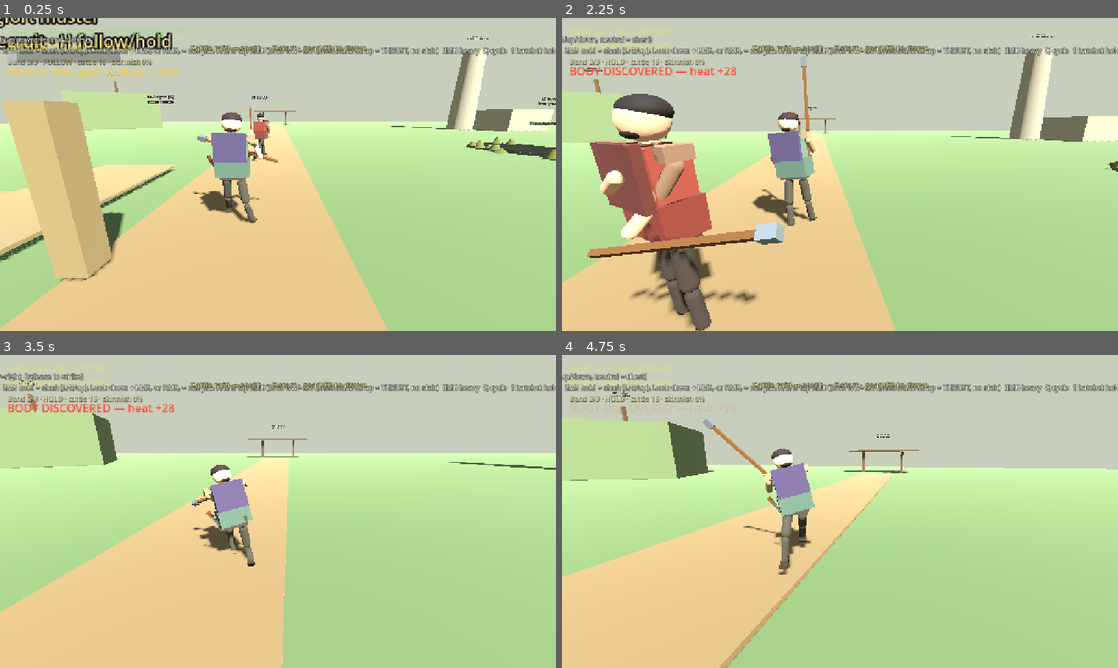
Above: before the commit, frames 1-4 (two rows, left to right).
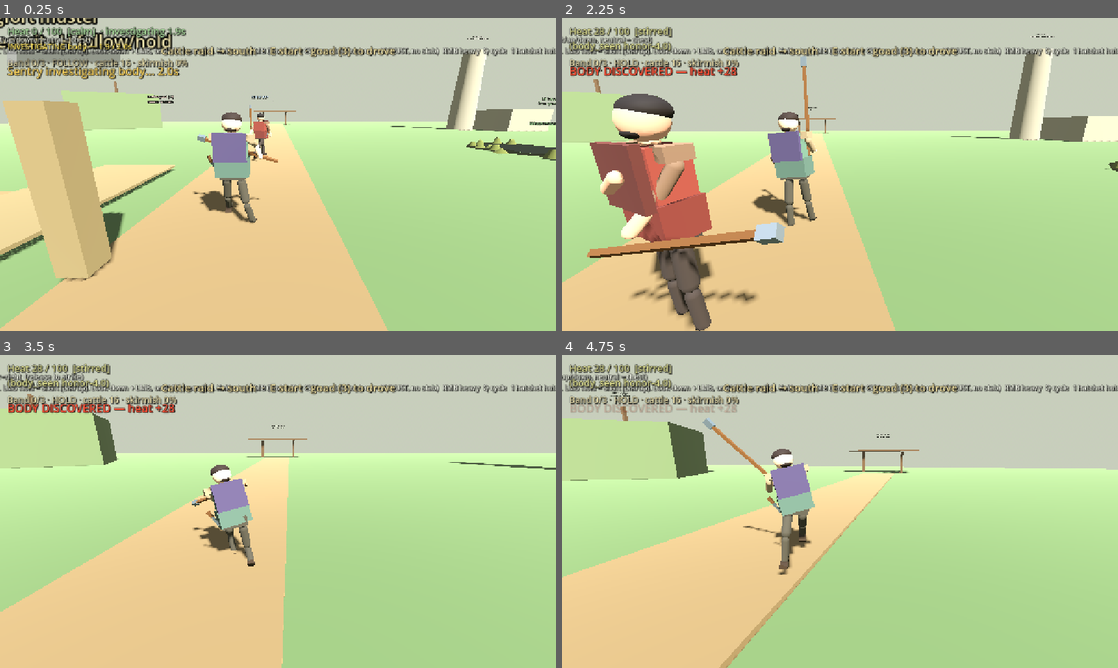
Above: after the commit, the same moments.

Repository: fortins4/devPlayground
Game: Godot game, scene res://scenes/main/main.tscn
Same seed, same stepped clock (60 frames per second), same inputs: the game is played once before the commit and once after it.
Inputs (mouse positions are in pixels of both pictures, inside the frame that each line leads up to):
- Up to frame 1 (0.25 s): no input
- Up to frame 2 (2.25 s): tap Enter at 0.5 s; move the mouse to (867, 174) at 0.52 s; hold Right mouse button (attack_heavy) 0.53-1.28 s; hold W (move_forward) from 0.53 s (still down); click (867, 174) at 0.67 s; tap Space (jump) at 0.77, 1.52 s; move the mouse to (812, 174) at 1.27 s; click (812, 174) at 1.35 s; move the mouse to (851, 168) at 2.02 s; hold H (band_toggle) from 2.03 s (still down)
- Up to frame 3 (3.5 s): keep holding W (move_forward); move the mouse to (272, 517) at 2.77 s; release H (band_toggle) at 2.78 s; tap Ctrl (crouch) at 2.85 s; click (272, 517) at 2.92 s; tap Space (jump) at 3.02 s
- Up to frame 4 (4.75 s): keep holding W (move_forward); move the mouse to (878, 514) at 3.52 s; hold Q (cycle_weapon) 3.53-4.28 s; tap Space (jump) at 3.77, 4.52 s; move the mouse to (795, 508) at 4.27 s; tap E (interact) at 4.35 s

The runs differ from the first frame. In frame 1, 3.4% of the frame differs, in the area x 0-100%, y 2-20%; in frame 2, 3.3%; in frame 3, 3.3%; in frame 4, 3.0%.

Commit message:
Main HUD legibility: thinner outlines + drop shadows so "goad (3)" no longer reads "(5)"
Same treatment as the opening HUD fix (6ff0815): heavy outlines filled the open sides of
small digits, so the cattle-raid hint's "(3)" read as "(5)". Text-legibility only; no
strings, positions or features changed.

- CattleRaidHUD RaidLabel: 18 px / 4 px outline -> 24 px / 3 px outline + shadow (2,2, a .75);
  offset_bottom 88 -> 92 for the taller line (top/anchors unchanged).
- CattleRaidHUD OutcomeBanner: outline 6 -> 4 + shadow (size 28 kept).
- RaidAlertLabel (code): 22 px / 5 px -> 24 px / 3 px + shadow; offset_bottom 118 -> 122.
- HeatTracker HUD labels had no outline: Heat 22 px + 3 px, investigate 18 px + 2 px,
  banner 26 px + 3 px, all with shadow. Its CanvasLayer 20 -> 11 so the raid hint
  (layer 12) draws over the heat column's second line where the two rows overlap.
- BandHUD BandLabel: 16 px shadow-only -> 20 px + 2 px outline + shadow.
- CombatHUD Label: kept 16 px (it already overflows 1280 wide), outline 4 -> 2 + shadow.
- Bog BREATH label: outline 4 -> 2 + shadow (20 px kept).

Diff:
--- a/scenes/ui/band_hud.tscn
+++ b/scenes/ui/band_hud.tscn
@@ -22,8 +22,10 @@
 offset_right = 520.0
 offset_bottom = 120.0
 theme_override_colors/font_color = Color(0.9, 0.85, 0.65, 1)
-theme_override_colors/font_shadow_color = Color(0, 0, 0, 0.65)
-theme_override_constants/shadow_offset_x = 1
-theme_override_constants/shadow_offset_y = 1
-theme_override_font_sizes/font_size = 16
+theme_override_colors/font_outline_color = Color(0.05, 0.05, 0.04, 0.9)
+theme_override_colors/font_shadow_color = Color(0, 0, 0, 0.75)
+theme_override_constants/shadow_offset_x = 2
+theme_override_constants/shadow_offset_y = 2
+theme_override_constants/outline_size = 2
+theme_override_font_sizes/font_size = 20
 text = "Band 0/3 · FOLLOW · cattle —"
--- a/scenes/ui/cattle_raid_hud.tscn
+++ b/scenes/ui/cattle_raid_hud.tscn
@@ -22,11 +22,14 @@
 offset_left = 16.0
 offset_top = 56.0
 offset_right = -16.0
-offset_bottom = 88.0
+offset_bottom = 92.0
 theme_override_colors/font_color = Color(0.92, 0.86, 0.62, 1)
-theme_override_colors/font_outline_color = Color(0.08, 0.08, 0.06, 0.85)
-theme_override_constants/outline_size = 4
-theme_override_font_sizes/font_size = 18
+theme_override_colors/font_outline_color = Color(0.05, 0.05, 0.04, 0.9)
+theme_override_colors/font_shadow_color = Color(0, 0, 0, 0.75)
+theme_override_constants/shadow_offset_x = 2
+theme_override_constants/shadow_offset_y = 2
+theme_override_constants/outline_size = 3
+theme_override_font_sizes/font_size = 24
 text = "Cattle raid → south  ·  approach pens · E start"
 horizontal_alignment = 1
 
@@ -44,7 +47,10 @@
 offset_bottom = -20.0
 theme_override_colors/font_color = Color(0.85, 0.95, 0.65, 1)
 theme_override_colors/font_outline_color = Color(0.05, 0.05, 0.04, 0.9)
-theme_override_constants/outline_size = 6
+theme_override_colors/font_shadow_color = Color(0, 0, 0, 0.75)
+theme_override_constants/shadow_offset_x = 2
+theme_override_constants/shadow_offset_y = 2
+theme_override_constants/outline_size = 4
 theme_override_font_sizes/font_size = 28
 text = "CATTLE RAID SUCCESS"
 horizontal_alignment = 1
--- a/scenes/ui/combat_hud.tscn
+++ b/scenes/ui/combat_hud.tscn
@@ -21,7 +21,10 @@
 layout_mode = 2
 size_flags_vertical = 0
 theme_override_colors/font_color = Color(0.92, 0.93, 0.88, 1)
-theme_override_colors/font_outline_color = Color(0, 0, 0, 0.75)
-theme_override_constants/outline_size = 4
+theme_override_colors/font_outline_color = Color(0, 0, 0, 0.9)
+theme_override_colors/font_shadow_color = Color(0, 0, 0, 0.75)
+theme_override_constants/shadow_offset_x = 2
+theme_override_constants/shadow_offset_y = 2
+theme_override_constants/outline_size = 2
 theme_override_font_sizes/font_size = 16
 text = "HP --/--   [hatchet]"
--- a/scripts/characters/player/player_bog_submerge.gd
+++ b/scripts/characters/player/player_bog_submerge.gd
@@ -603,7 +603,10 @@
 	_hud_label.add_theme_font_size_override("font_size", 20)
 	_hud_label.add_theme_color_override("font_color", Color(0.86, 0.93, 0.95))
 	_hud_label.add_theme_color_override("font_outline_color", Color(0, 0, 0, 0.9))
-	_hud_label.add_theme_constant_override("outline_size", 4)
+	_hud_label.add_theme_constant_override("outline_size", 2)
+	_hud_label.add_theme_color_override("font_shadow_color", Color(0.0, 0.0, 0.0, 0.75))
+	_hud_label.add_theme_constant_override("shadow_offset_x", 2)
+	_hud_label.add_theme_constant_override("shadow_offset_y", 2)
 	_hud_root.add_child(_hud_label)
 	_hud_bar = ProgressBar.new()
 	_hud_bar.min_value = 0.0
--- a/scripts/ui/cattle_raid_hud.gd
+++ b/scripts/ui/cattle_raid_hud.gd
@@ -154,14 +154,19 @@
 	_alert_label.name = "RaidAlertLabel"
 	_alert_label.visible = false
 	_alert_label.horizontal_alignment = HORIZONTAL_ALIGNMENT_CENTER
-	_alert_label.add_theme_font_size_override("font_size", 22)
+	# Same legibility treatment as the raid hint: 24 px, thin 3 px outline + drop shadow so digits
+	# keep their open shapes (a thick outline filled "(3)" in until it read as "(5)").
+	_alert_label.add_theme_font_size_override("font_size", 24)
 	_alert_label.add_theme_color_override("font_outline_color", Color(0.05, 0.04, 0.04, 0.9))
-	_alert_label.add_theme_constant_override("outline_size", 5)
+	_alert_label.add_theme_constant_override("outline_size", 3)
+	_alert_label.add_theme_color_override("font_shadow_color", Color(0.0, 0.0, 0.0, 0.75))
+	_alert_label.add_theme_constant_override("shadow_offset_x", 2)
+	_alert_label.add_theme_constant_override("shadow_offset_y", 2)
 	_alert_label.set_anchors_preset(Control.PRESET_TOP_WIDE)
 	_alert_label.offset_left = 16.0
 	_alert_label.offset_top = 88.0
 	_alert_label.offset_right = -16.0
-	_alert_label.offset_bottom = 118.0
+	_alert_label.offset_bottom = 122.0
 	root.add_child(_alert_label)
 
 
--- a/systems/stealth/heat_tracker.gd
+++ b/systems/stealth/heat_tracker.gd
@@ -424,18 +424,22 @@
 func _ensure_hud() -> void:
 	var layer := CanvasLayer.new()
 	layer.name = "HeatHUDLayer"
-	layer.layer = 20
+	# Under the cattle-raid HUD (12): the heat column's second line sits on the raid hint's row,
+	# and the hint ("Goad (3) ...") must stay on top to read. Still above combat (10) / band (8).
+	layer.layer = 11
 	add_child(layer)
 	_hud_label = Label.new()
 	_hud_label.name = "HeatLabel"
 	_hud_label.position = Vector2(16, 14)
 	_hud_label.add_theme_font_size_override("font_size", 22)
+	_legible(_hud_label, 3)
 	layer.add_child(_hud_label)
 	_progress_label = Label.new()
 	_progress_label.name = "InvestigateProgressLabel"
 	_progress_label.position = Vector2(16, 52)
 	_progress_label.add_theme_font_size_override("font_size", 18)
 	_progress_label.add_theme_color_override("font_color", Color(0.95, 0.85, 0.35))
+	_legible(_progress_label, 2)
 	_progress_label.visible = false
 	layer.add_child(_progress_label)
 	_progress_bar = ProgressBar.new()
@@ -452,8 +456,19 @@
 	_banner.name = "HeatBanner"
 	_banner.position = Vector2(16, 102)
 	_banner.add_theme_font_size_override("font_size", 26)
+	_legible(_banner, 3)
 	_banner.visible = false
 	layer.add_child(_banner)
+
+
+## Thin dark outline + drop shadow (no outline before: pale text vanished on the sky). Kept thin
+## relative to the glyph so digits keep their open shapes.
+func _legible(l: Label, outline: int) -> void:
+	l.add_theme_color_override("font_outline_color", Color(0.05, 0.05, 0.04, 0.9))
+	l.add_theme_constant_override("outline_size", outline)
+	l.add_theme_color_override("font_shadow_color", Color(0.0, 0.0, 0.0, 0.75))
+	l.add_theme_constant_override("shadow_offset_x", 2)
+	l.add_theme_constant_override("shadow_offset_y", 2)
 
 
 func _ensure_world_label() -> void:
